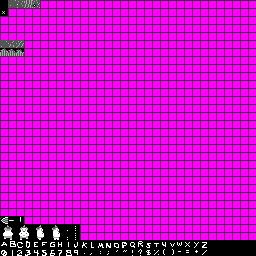
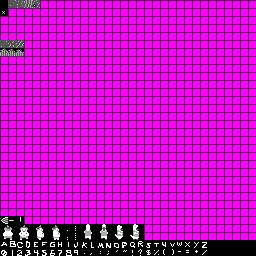
Two versions of the same layered image (256×256). Layer-by-layer changes:
painted on "sprite_sheet.png" over [80, 224, 144, 240]
